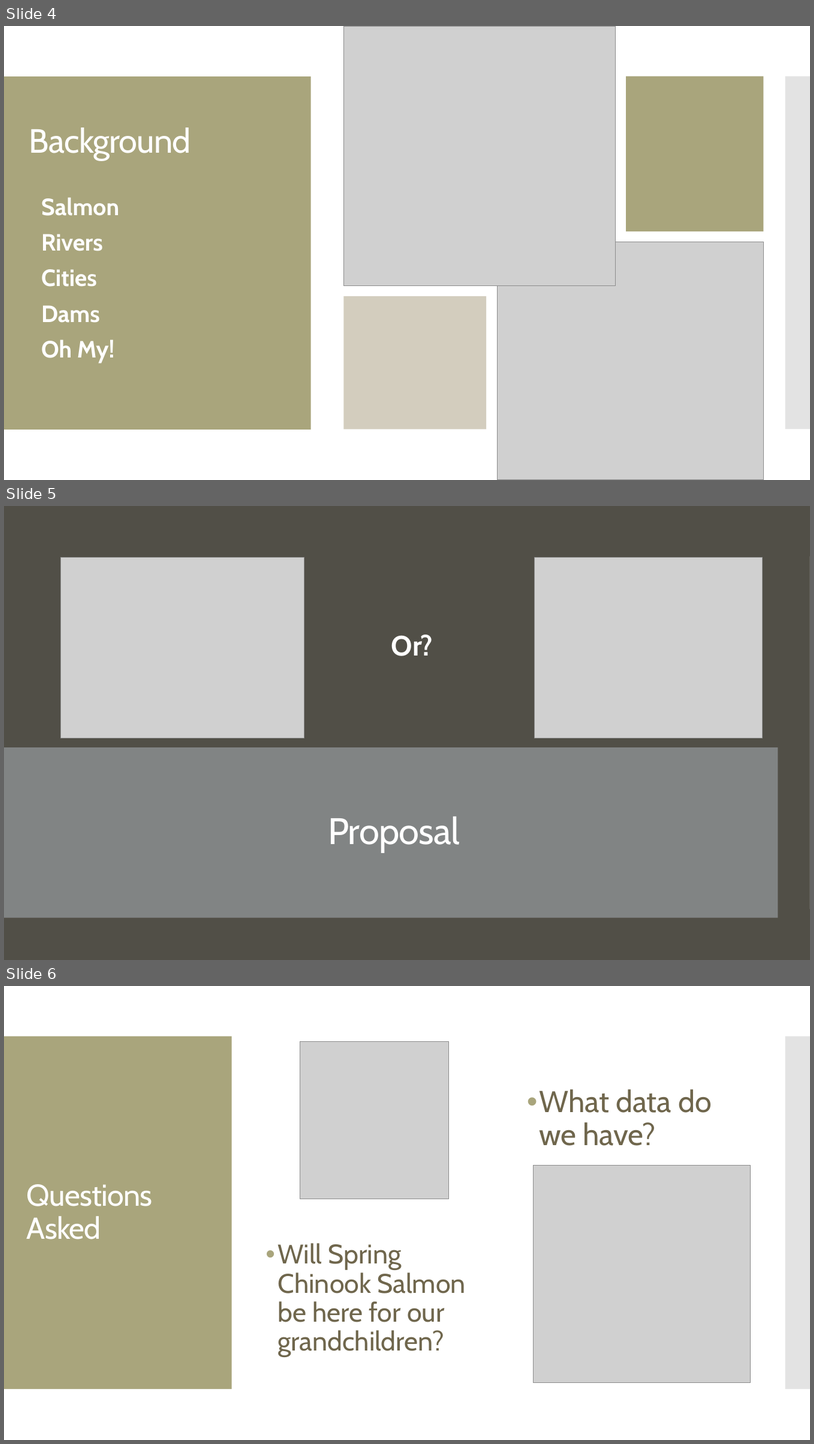
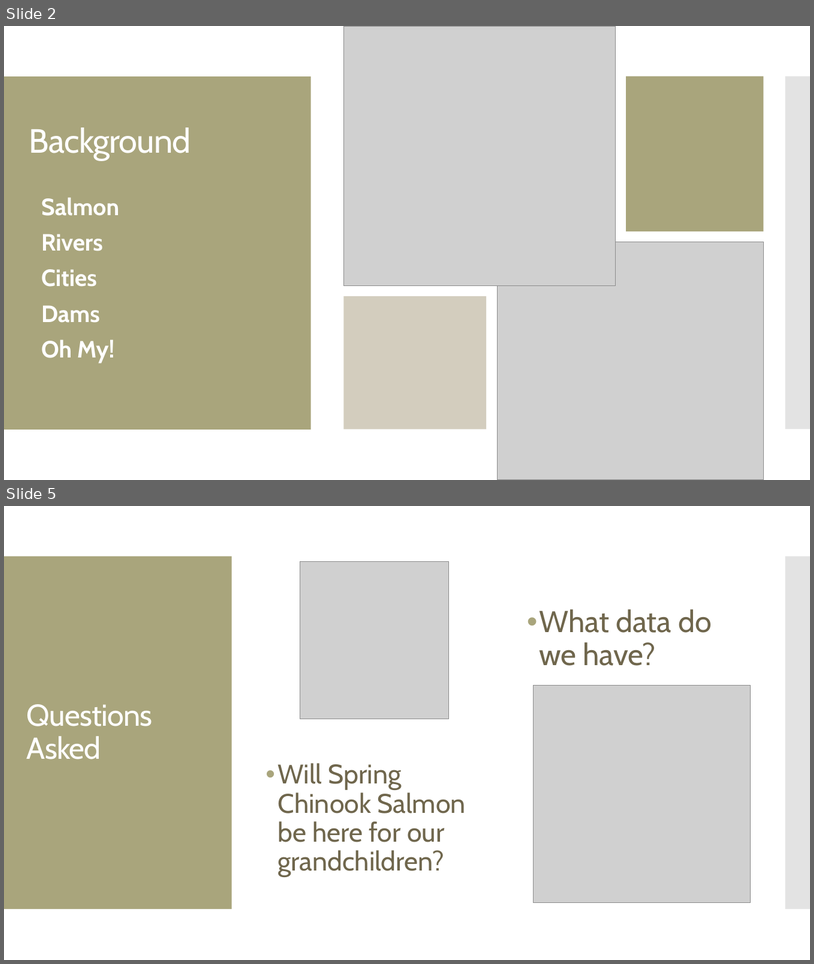
Before and after one commit to jayhjman/bootcamp-project1, a slide deck: Spring Chinook Salmon in the Portland Metro Area.pptx. Shown one above the other, each under a label of ours: slides 4, 5 and 6 before the commit, slides 2 and 5 after it; the slides between them are not shown. The pictures are 814x1444 and 814x964 pixels, drawn with LibreOffice and Linux fonts; fonts in the diff are those of the drawing; grey boxes stand for pictures. Boxes give left, top, right and bottom in pixels: in the first picture for what was removed or moved away, otherwise in the second. Text is boxed around its words. In the diff, an @@ line names an element or a change of style, - is before the commit and + after.

```diff
--- a/Spring Chinook Salmon in the Portland Metro Area.pptx
+++ b/Spring Chinook Salmon in the Portland Metro Area.pptx
@@ slide 5 removed at (4, 506, 810, 960), background #524F48; not listed: 2 template elements that a slide beside it also shows @@
@@ rectangle removed at (4, 506, 810, 960) @@
@@ picture removed at (61, 558, 305, 738) @@
@@ picture removed at (534, 558, 762, 738) @@
@@ text removed at (392, 634, 434, 656) @@
-Or?
@@ rectangle removed at (4, 747, 779, 918) @@
@@ title removed at (328, 816, 460, 852) @@
-Proposal
@@ what was slide 4 is now slide 2 @@
@@ what was slide 6 is now slide 5 @@
```
Also in this commit, not shown: 5 slides changed.
